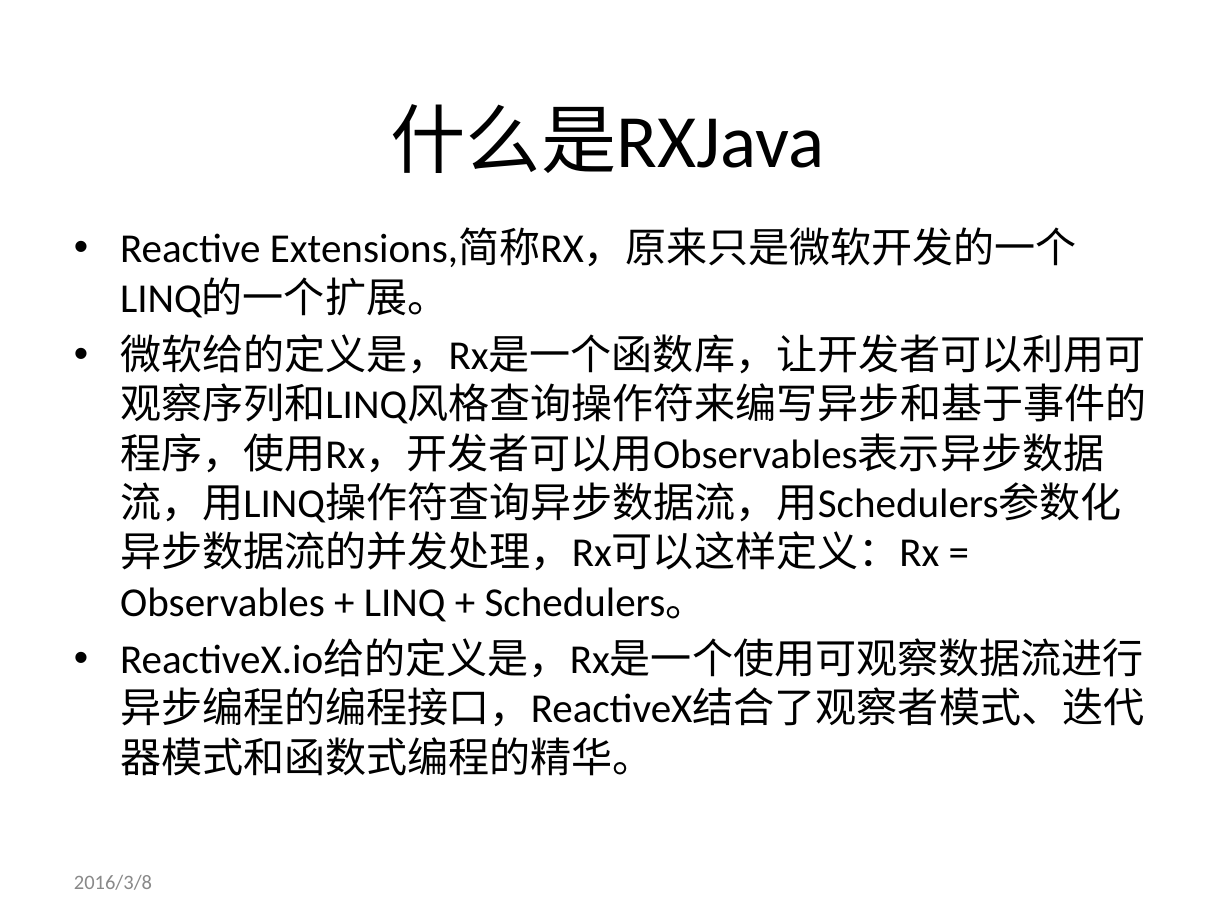
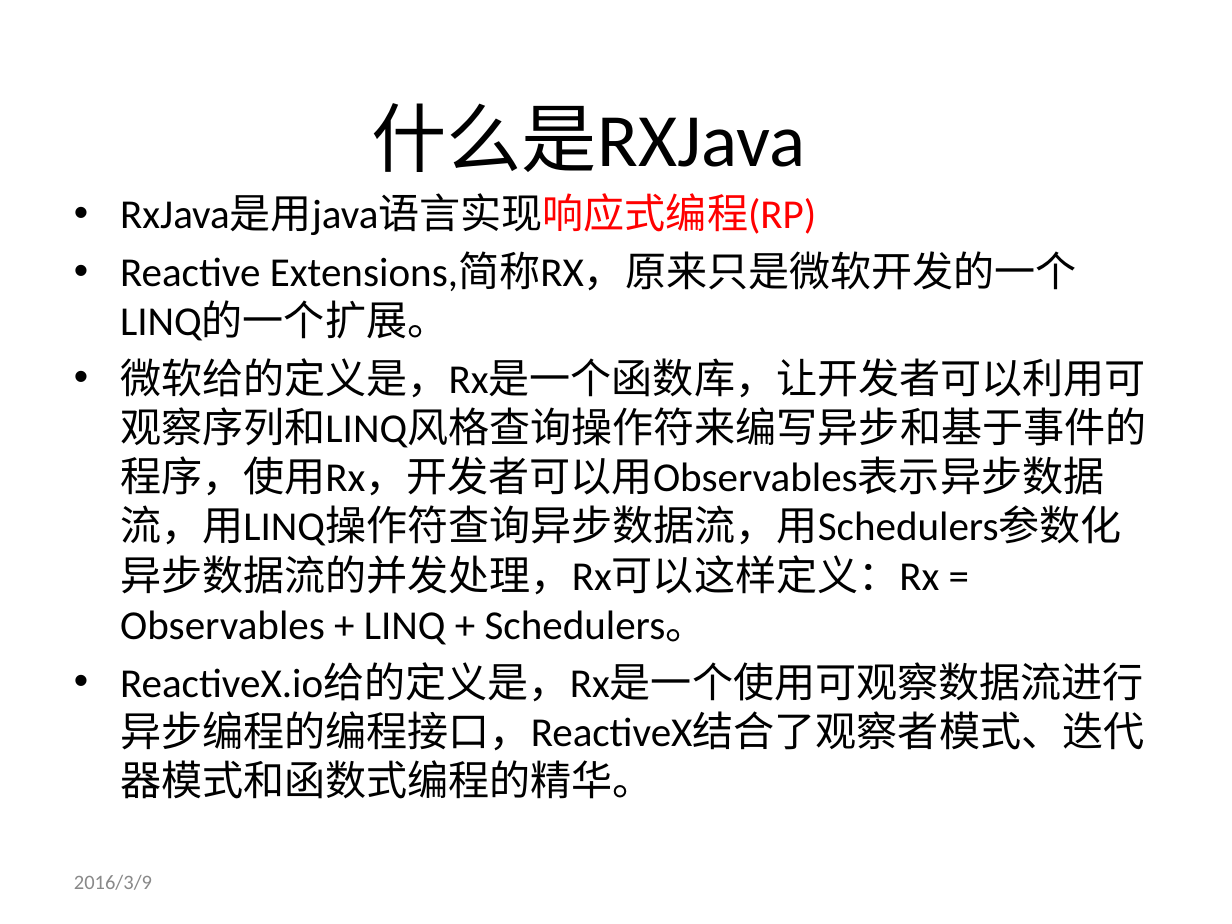
Before and after one commit to genglei-cuan/Study, a slide deck: slide 8 of notes/rxjava/RxJava简介.pptx (slide 9 before the commit). Drawn at 1232x924 pixels with LibreOffice and Linux fonts; fonts in the diff are those of the drawing; background and template pictures are left out. Boxes give left, top, right and bottom in pixels: in the first picture for what was removed or moved away, otherwise in the second. Text is boxed around its words. In the diff, an @@ line names an element or a change of style, - is before the commit and + after.

```diff
--- a/notes/rxjava/RxJava简介.pptx
+++ b/notes/rxjava/RxJava简介.pptx
@@ title "什么是RXJava": place and size @@
-title "什么是RXJava" at [391,104,825,173]
+title "什么是RXJava" at [371,103,805,172]
@@ text "RxJava是用java语言实现响应式编程(RP)": place and size @@
-text "RxJava是用java语言实现响应式编程(RP)" at [120,229,1146,776]
+text "RxJava是用java语言实现响应式编程(RP)" at [120,195,1146,799]
@@ text at [120,195,816,235]: paragraph added @@
+• RxJava是用java语言实现响应式编程(RP)
@@ text at [74,875,152,890]: text changed @@
-2016/3/8
+2016/3/9
```
Also in this commit, not shown: 28 other slides changed, 2 slides added, 3 slides removed.
